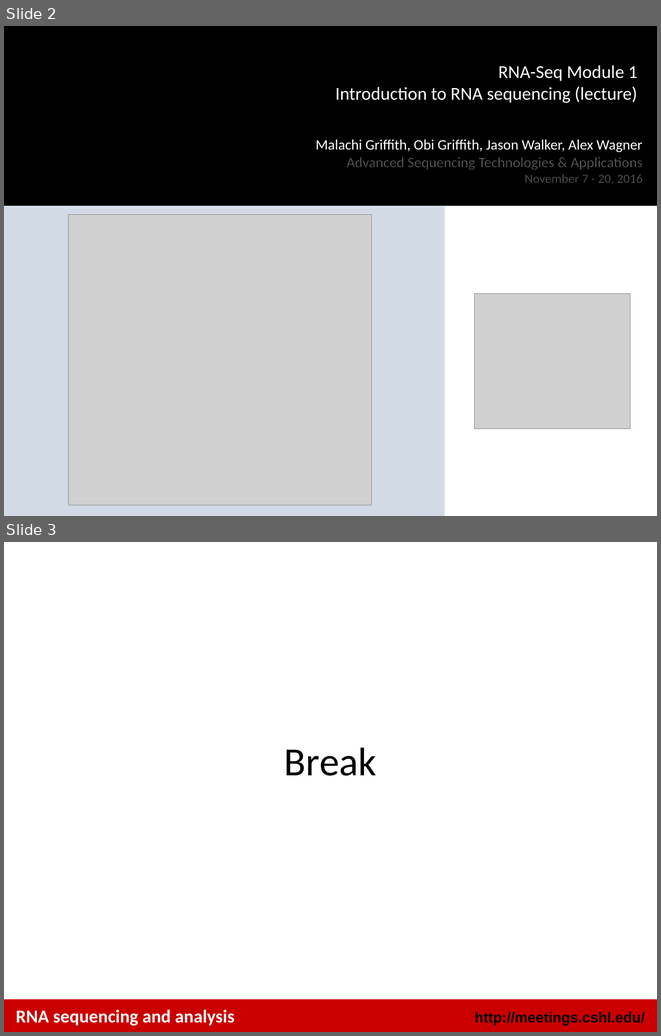
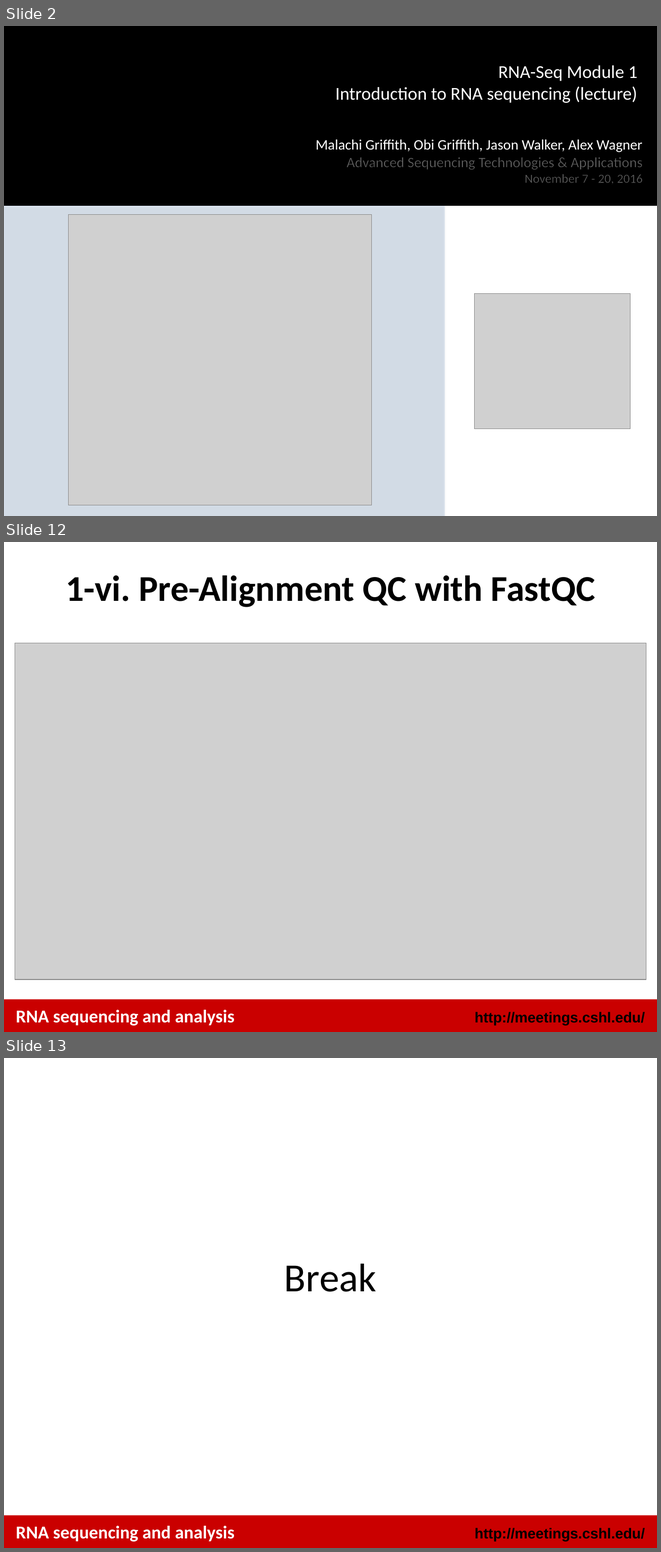
Before and after one commit to griffithlab/rnaseq_tutorial_wiki, a slide deck: LectureFiles/cshl/2016/RNASeq_Module1_Tutorial.pptx. Shown one above the other, each under a label of ours: slides 2 and 3 before the commit, slides 2, 12 and 13 after it; the slides between them are not shown. The pictures are 661x1036 and 661x1552 pixels, drawn with LibreOffice and Linux fonts; fonts in the diff are those of the drawing; grey boxes stand for pictures; background and template pictures are left out. Boxes give left, top, right and bottom in pixels: in the first picture for what was removed or moved away, otherwise in the second. Text is boxed around its words. In the diff, an @@ line names an element or a change of style, - is before the commit and + after.

```diff
--- a/LectureFiles/cshl/2016/RNASeq_Module1_Tutorial.pptx
+++ b/LectureFiles/cshl/2016/RNASeq_Module1_Tutorial.pptx
@@ slide 12 added at <box>4,542,657,1032</box>, background #FFFFFF; not listed: 2 template elements that a slide beside it also shows @@
@@ title added at <box>65,575,595,607</box>, 40 pt, text #000000, bold @@
+1-vi. Pre-Alignment QC with FastQC
@@ picture added at <box>15,643,646,979</box> @@
@@ text added at <box>16,1009,235,1025</box>, 20 pt, text #FFFFFF, bold @@
+RNA sequencing and analysis
@@ what was slide 3 is now slide 13 @@
```
Also in this commit, not shown: 9 other slides added, 1 other file.
